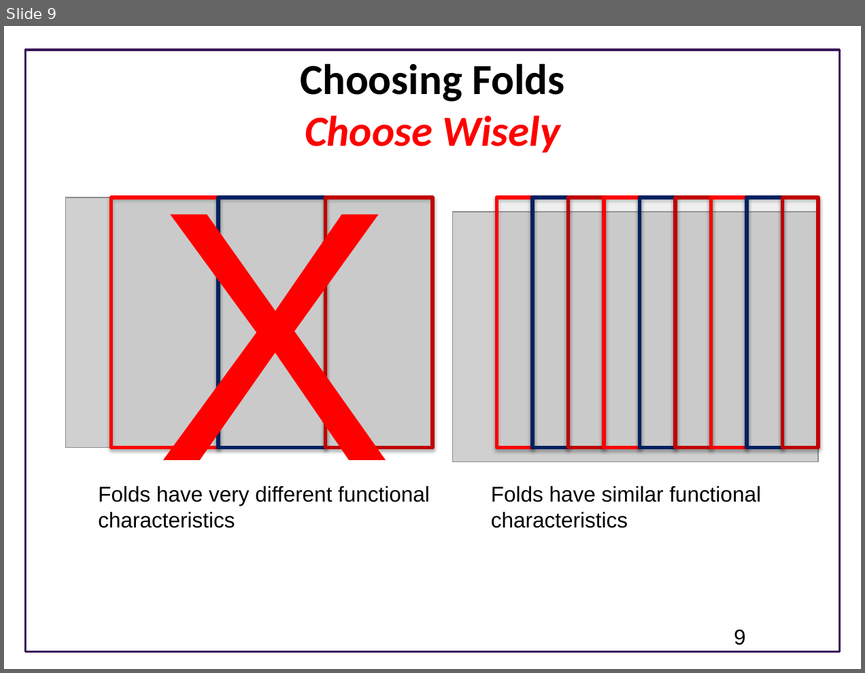
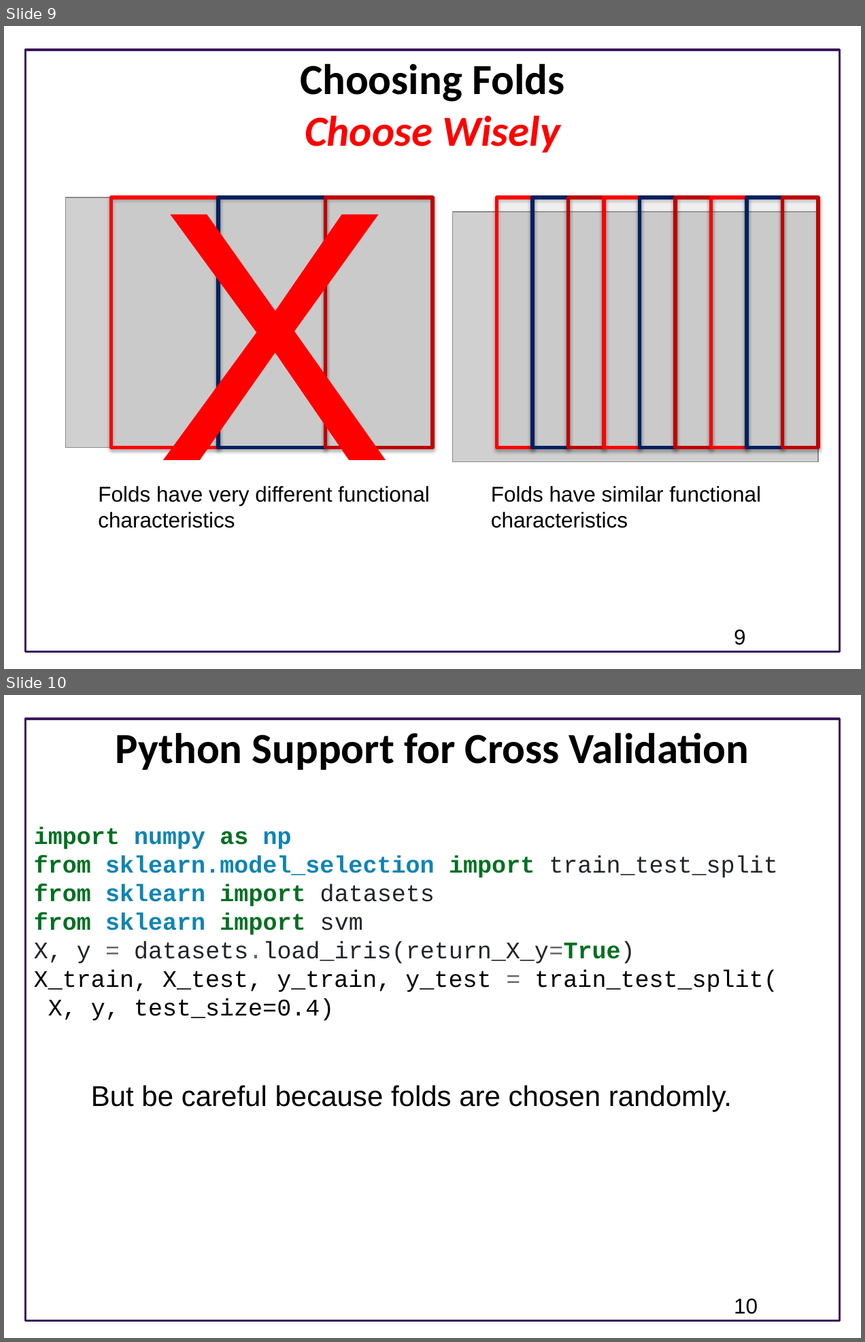
Before and after one commit to ModelEngineering/advancing-biomedical-models, a slide deck: lecture_12/crossvalidation/12_Model_Fitting_Dealing_With_Uncertainty.pptx. Shown one above the other, each under a label of ours: slide 9 before the commit, slides 9 and 10 after it. The pictures are 865x673 and 865x1342 pixels, drawn with LibreOffice and Linux fonts; fonts in the diff are those of the drawing; grey boxes stand for pictures; background and template pictures are left out. Boxes give left, top, right and bottom in pixels: in the first picture for what was removed or moved away, otherwise in the second. Text is boxed around its words. In the diff, an @@ line names an element or a change of style, - is before the commit and + after.

Commit message:
Updated cross validation

```diff
--- a/lecture_12/crossvalidation/12_Model_Fitting_Dealing_With_Uncertainty.pptx
+++ b/lecture_12/crossvalidation/12_Model_Fitting_Dealing_With_Uncertainty.pptx
@@ slide 10 added at (4, 695, 861, 1338), background #FFFFFF; not listed: 1 template element that a slide beside it also shows @@
@@ title added at (116, 732, 749, 770), 36 pt, text #000000, bold @@
+Python Support for Cross Validation
@@ text added at (34, 828, 777, 1021), 20 pt, text #000000 @@
+import numpy as np
+from sklearn.model_selection import train_test_split
+from sklearn import datasets
+from sklearn import svm
+X, y = datasets.load_iris(return_X_y=True)
+X_train, X_test, y_train, y_test = train_test_split(
+X, y, test_size=0.4)
@@ text added at (91, 1085, 732, 1112), 24 pt, text #000000 @@
+But be careful because folds are chosen randomly.
@@ page number added at (734, 1298, 757, 1314), 18 pt, text #000000 @@
+10
```
Also in this commit, not shown: 1 other slide added, 10 slides removed.
